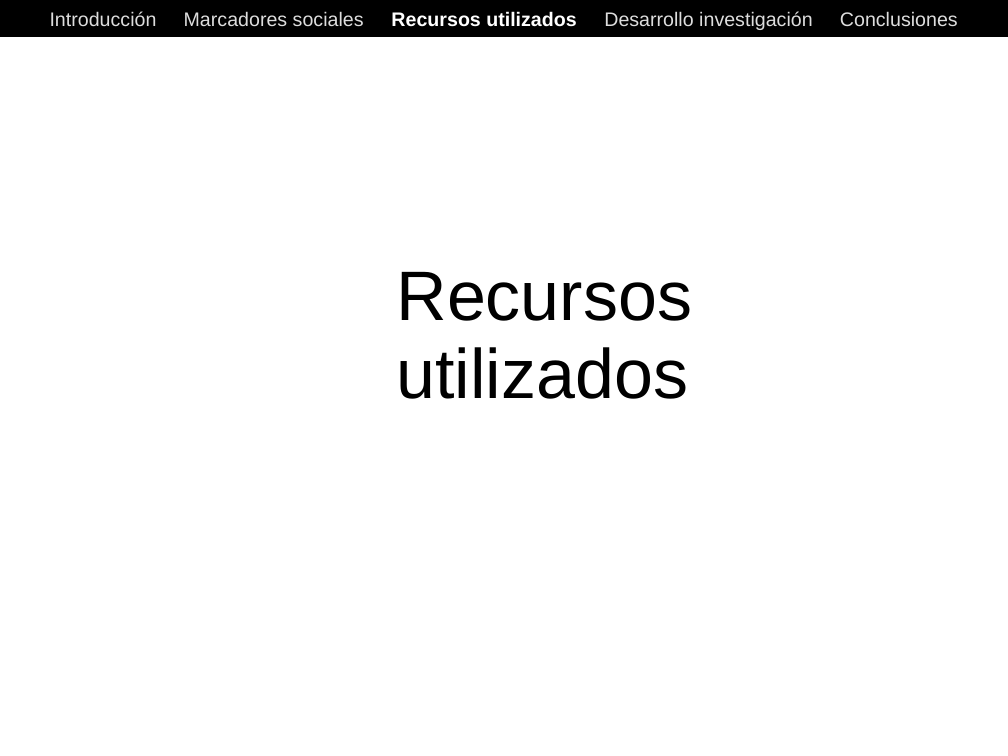
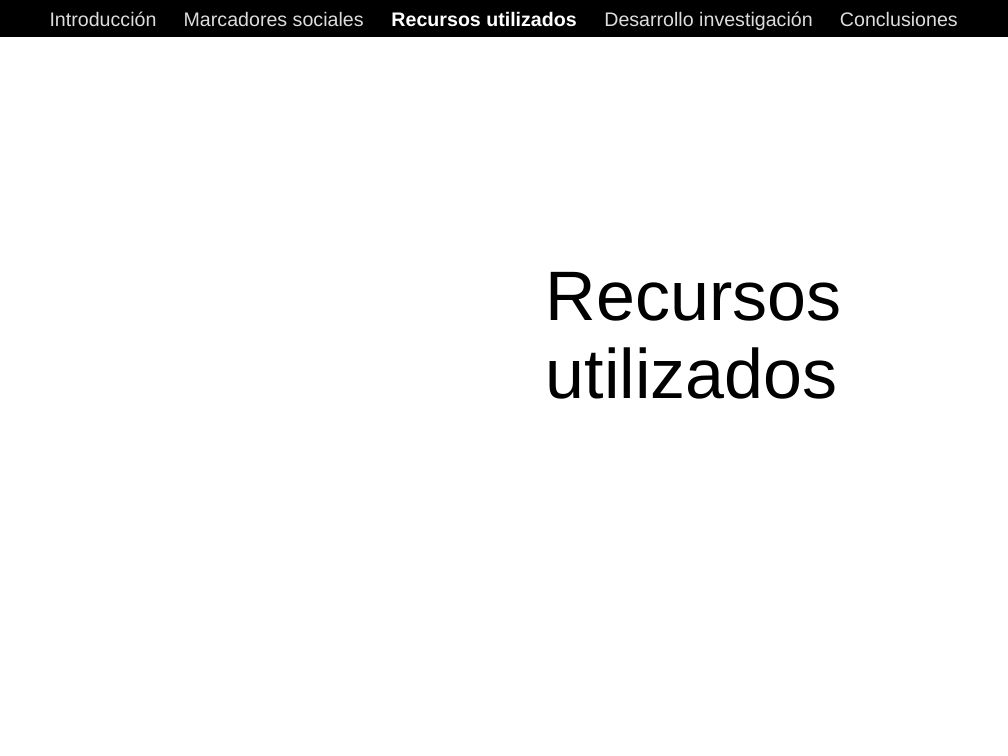
Before and after one commit to ak907kenai/nicotournetesis, a slide deck: slide 17 of docs_trunk/Nicolás Tourné - Presentación Tesis (v1).ppt. Drawn at 1008x756 pixels with LibreOffice and Linux fonts; fonts in the diff are those of the drawing. Boxes give left, top, right and bottom in pixels: in the first picture for what was removed or moved away, otherwise in the second. Text is boxed around its words. In the diff, an @@ line names an element or a change of style, - is before the commit and + after.

```diff
--- a/docs_trunk/Nicolás Tourné - Presentación Tesis (v1).ppt
+++ b/docs_trunk/Nicolás Tourné - Presentación Tesis (v1).ppt
@@ title "Recursos": place and size @@
-title "Recursos" at (396,272,692,321)
+title "Recursos" at (546,272,842,321)
@@ text "utilizados": place and size @@
-text "utilizados" at (396,347,688,399)
+text "utilizados" at (546,347,838,399)
```
Also in this commit, not shown: 3 other slides changed, 1 slide added, 1 other file.
